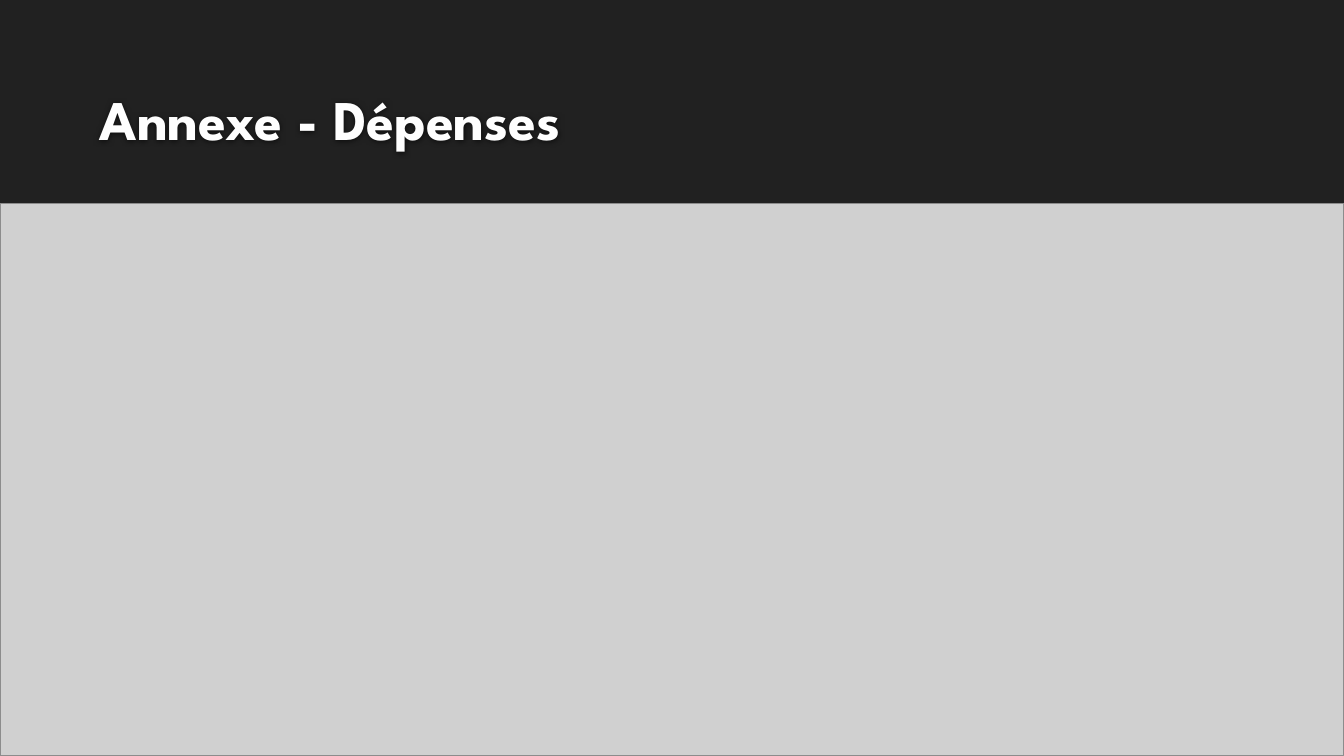
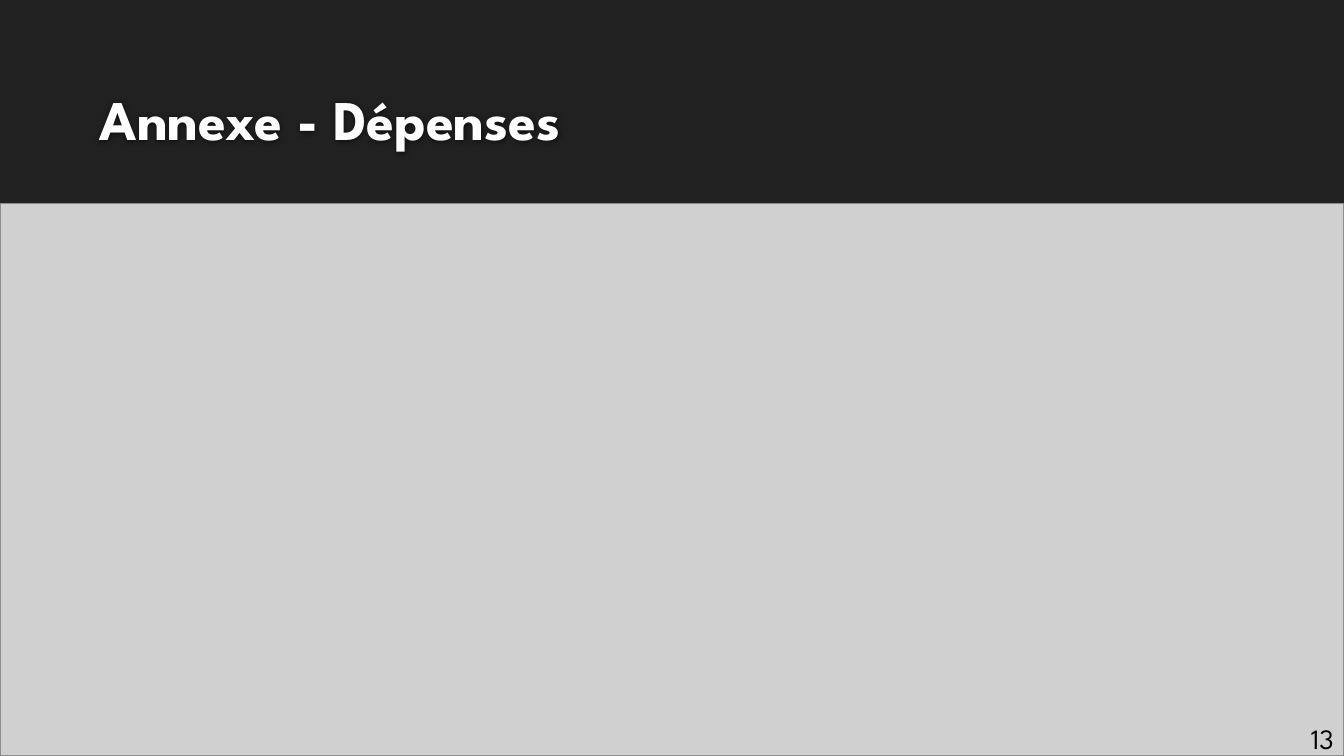
Before and after one commit to EricBlousot/test, a slide deck: slide 13 of Concis.pptx. Drawn at 1344x756 pixels with LibreOffice and Linux fonts; fonts in the diff are those of the drawing; grey boxes stand for pictures; background and template pictures are left out. Boxes give left, top, right and bottom in pixels: in the first picture for what was removed or moved away, otherwise in the second. Text is boxed around its words. In the diff, an @@ line names an element or a change of style, - is before the commit and + after.

```diff
--- a/Concis.pptx
+++ b/Concis.pptx
@@ page number added at (1311,730,1334,756), 20 pt, text #000000 @@
+13
```
Also in this commit, not shown: 13 other slides changed.
